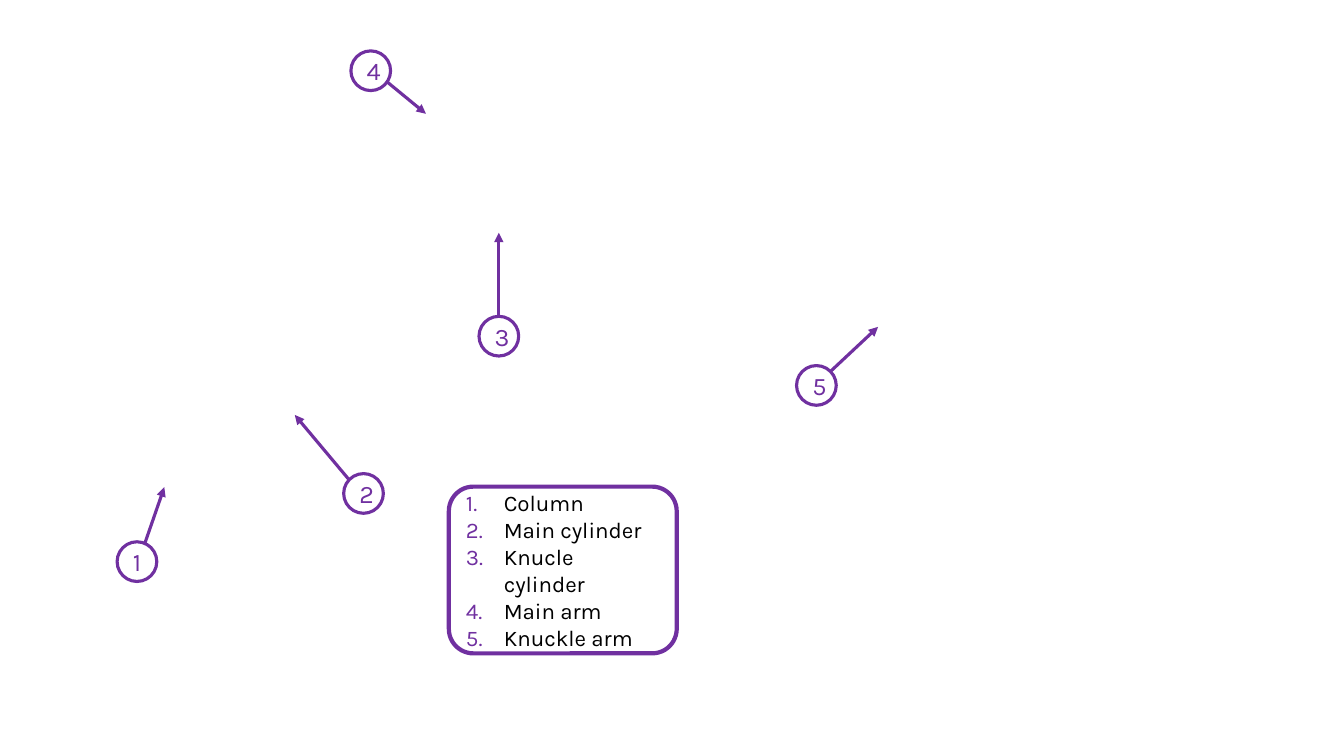
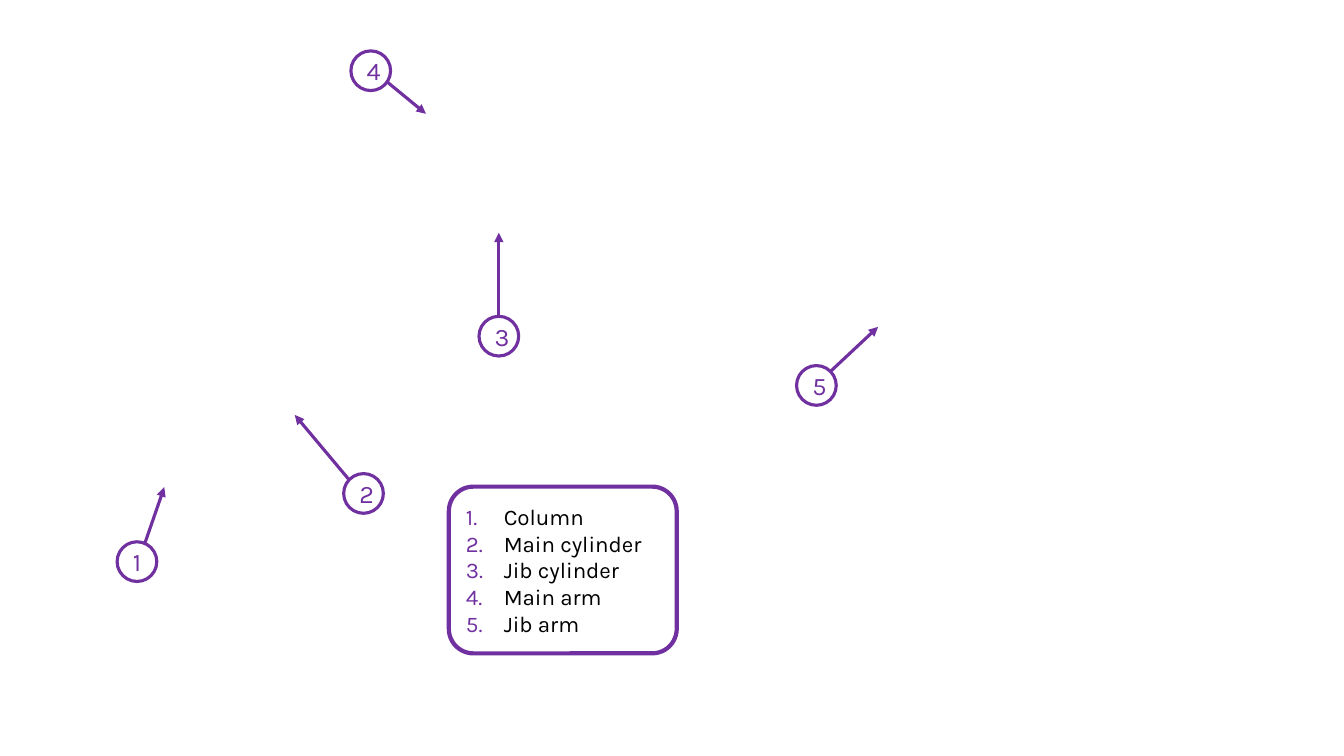
Before and after one commit to emilah-png/Bachelor, a slide deck: slide 3 of Hydraulic drawing/redcrane_anotator.pptx. Drawn at 1344x756 pixels with LibreOffice and Linux fonts; fonts in the diff are those of the drawing; background and template pictures are left out. Boxes give left, top, right and bottom in pixels: in the first picture for what was removed or moved away, otherwise in the second. Text is boxed around its words. In the diff, an @@ line names an element or a change of style, - is before the commit and + after.

```diff
--- a/Hydraulic drawing/redcrane_anotator.pptx
+++ b/Hydraulic drawing/redcrane_anotator.pptx
@@ text in rounded rectangle at [504,562,619,584]: text changed @@
-3. Knucle cylinder
+3. Jib cylinder
@@ text in rounded rectangle at [504,616,579,633]: text changed @@
-5. Knuckle arm
+5. Jib arm
```
Also in this commit, not shown: 3 other slides changed, 11 other files.
